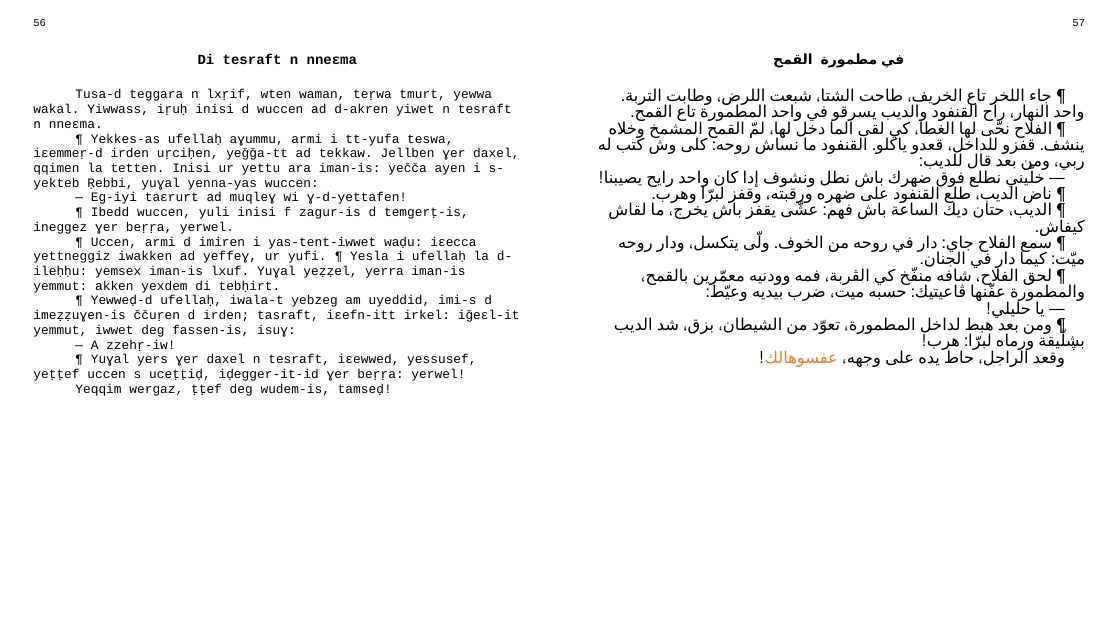
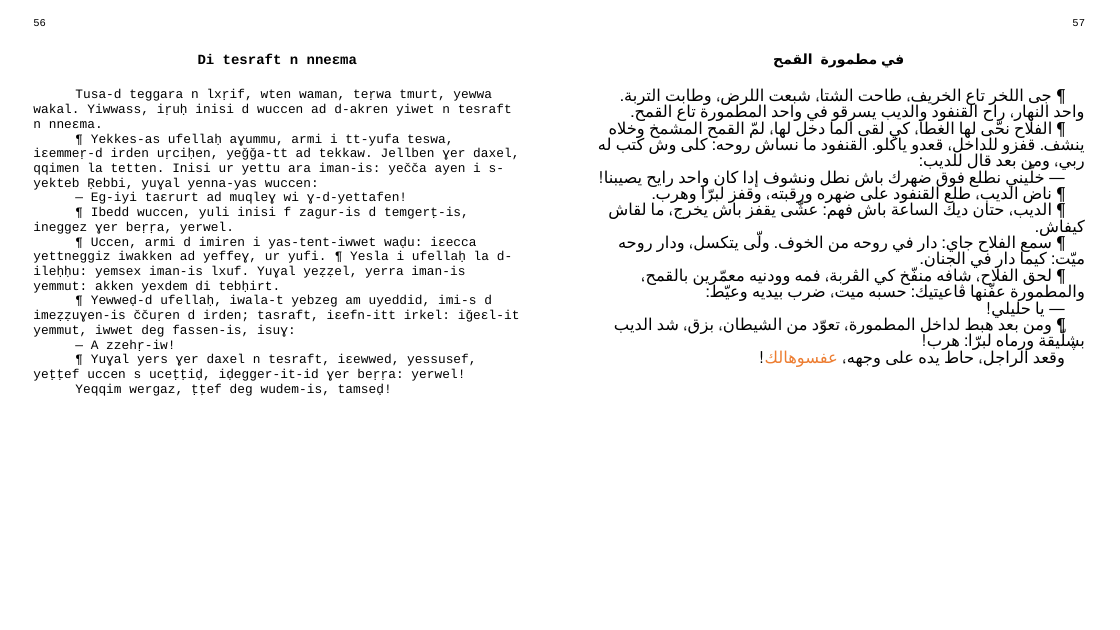
Before and after one commit to sferhah/tamacahut_n_wuccen, a slide deck: slide 25 of Uccen.ConsoleApp/Resources/pptx/uccen.arq.pptx. Drawn at 1120x630 pixels with LibreOffice and Linux fonts; fonts in the diff are those of the drawing. Boxes give left, top, right and bottom in pixels: in the first picture for what was removed or moved away, otherwise in the second. Text is boxed around its words. In the diff, an @@ line names an element or a change of style, - is before the commit and + after.

```diff
--- a/Uccen.ConsoleApp/Resources/pptx/uccen.arq.pptx
+++ b/Uccen.ConsoleApp/Resources/pptx/uccen.arq.pptx
@@ table at box(25, 13, 1094, 607) @@
-row 3, column 3: ¶ جاء اللخر تاع الخريف، طاحت الشتا، شبعت اللرض، وطابت التربة. واحد النهار، راح القنفود والديب يسرقو في واحد المطمورة تاع القمح. / ¶ الفلاح نحّى لها الغطا، كي لقى الما دخل لها، لمّ القمح المشمخ وخلاه ينشف. قفزو للداخل، قعدو ياكلو. القنفود ما نساش روحه: كلى وش كتب له ربي، ومن بعد قال للديب: / — خلّيني نطلع فوق ضهرك باش نطل ونشوف إدا كان واحد رايح يصيبنا! / ¶ ناض الديب، طلع القنفود على ضهره ورقبته، وقفز لبرّا وهرب. / ¶ الديب، حتان ديك الساعة باش فهم: عشّى يقفز باش يخرج، ما لقاش كيفاش. / ¶ سمع الفلاح جاي: دار في روحه من الخوف. ولّى يتكسل، ودار روحه ميّت: كيما دار في الجنان. / ¶ لحق الفلاح، شافه منفّخ كي الڤربة، فمه وودنيه معمّرين بالقمح، والمطمورة عفّنها ڨاعيتيك: حسبه ميت، ضرب بيديه وعيّط: / — يا حليلي! / ¶ ومن بعد هبط لداخل المطمورة، تعوّد من الشيطان، بزق، شد الديب بڜلّيقة ورماه لبرّا: هرب! / وقعد الراجل، حاط يده على وجهه، عفسوهالك!
+row 3, column 3: ¶ جى اللخر تاع الخريف، طاحت الشتا، شبعت اللرض، وطابت التربة. واحد النهار، راح القنفود والديب يسرقو في واحد المطمورة تاع القمح. / ¶ الفلاح نحّى لها الغطا، كي لقى الما دخل لها، لمّ القمح المشمخ وخلاه ينشف. قفزو للداخل، قعدو ياكلو. القنفود ما نساش روحه: كلى وش كتب له ربي، ومن بعد قال للديب: / — خلّيني نطلع فوق ضهرك باش نطل ونشوف إدا كان واحد رايح يصيبنا! / ¶ ناض الديب، طلع القنفود على ضهره ورقبته، وقفز لبرّا وهرب. / ¶ الديب، حتان ديك الساعة باش فهم: عشّى يقفز باش يخرج، ما لقاش كيفاش. / ¶ سمع الفلاح جاي: دار في روحه من الخوف. ولّى يتكسل، ودار روحه ميّت: كيما دار في الجنان. / ¶ لحق الفلاح، شافه منفّخ كي الڤربة، فمه وودنيه معمّرين بالقمح، والمطمورة عفّنها ڨاعيتيك: حسبه ميت، ضرب بيديه وعيّط: / — يا حليلي! / ¶ ومن بعد هبط لداخل المطمورة، تعوّد من الشيطان، بزق، شد الديب بڜلّيقة ورماه لبرّا: هرب! / وقعد الراجل، حاط يده على وجهه، عفسوهالك!
```
Also in this commit, not shown: 11 other slides changed, 3 other files.
